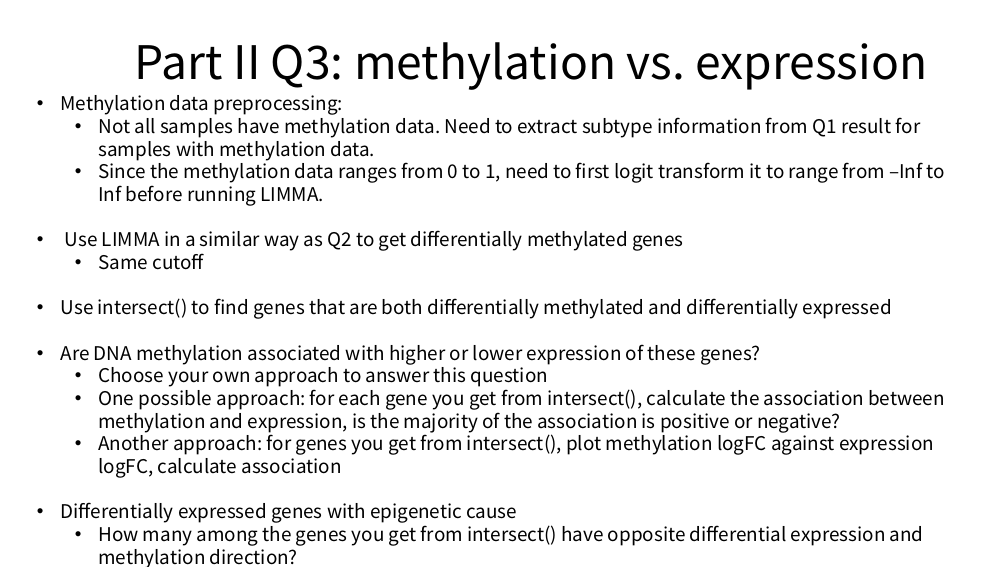
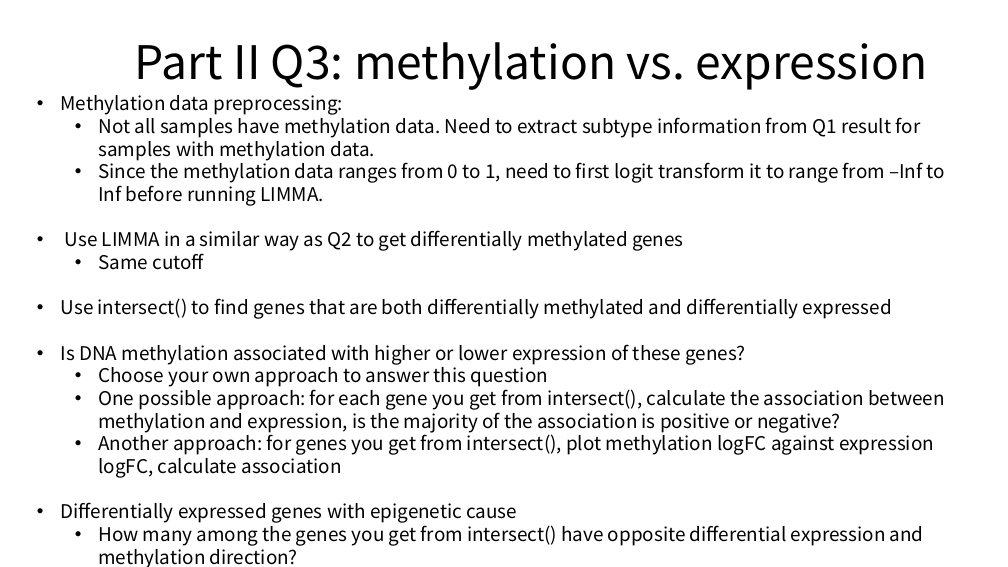
Before and after one commit to stat115/Lab_2021, a slide deck: slide 13 of Lab10/2021 STAT115 Lab10.pptx. Drawn at 1008x567 pixels with LibreOffice and Linux fonts; fonts in the diff are those of the drawing. Boxes give left, top, right and bottom in pixels: in the first picture for what was removed or moved away, otherwise in the second. Text is boxed around its words. In the diff, an @@ line names an element or a change of style, - is before the commit and + after.

```diff
--- a/Lab10/2021 STAT115 Lab10.pptx
+++ b/Lab10/2021 STAT115 Lab10.pptx
@@ text at (x1=61, y1=344, x2=746, y2=365): text changed @@
-• Are DNA methylation associated with higher or lower expression of these genes?
+• Is DNA methylation associated with higher or lower expression of these genes?
```
Also in this commit, not shown: 1 other slide changed.
